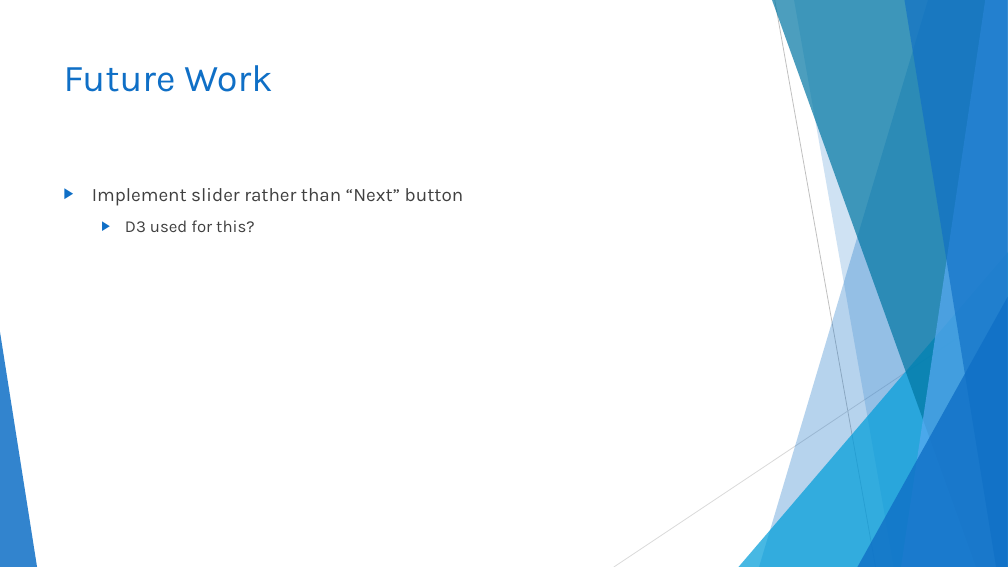
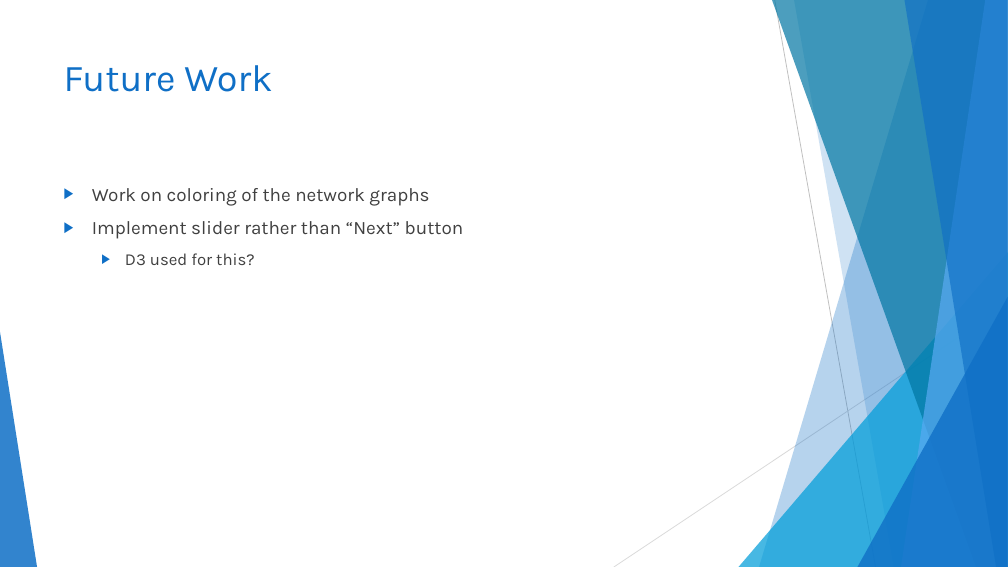
Before and after one commit to tlcayton2/LordsofChaos, a slide deck: slide 14 of Presentation.pptx (slide 13 before the commit). Drawn at 1008x567 pixels with LibreOffice and Linux fonts; fonts in the diff are those of the drawing. Boxes give left, top, right and bottom in pixels: in the first picture for what was removed or moved away, otherwise in the second. Text is boxed around its words. In the diff, an @@ line names an element or a change of style, - is before the commit and + after.

```diff
--- a/Presentation.pptx
+++ b/Presentation.pptx
@@ text at [92, 188, 429, 206]: paragraph added @@
+▶ Work on coloring of the network graphs
```
Also in this commit, not shown: 1 other slide changed, 1 slide added, 6 other files.
